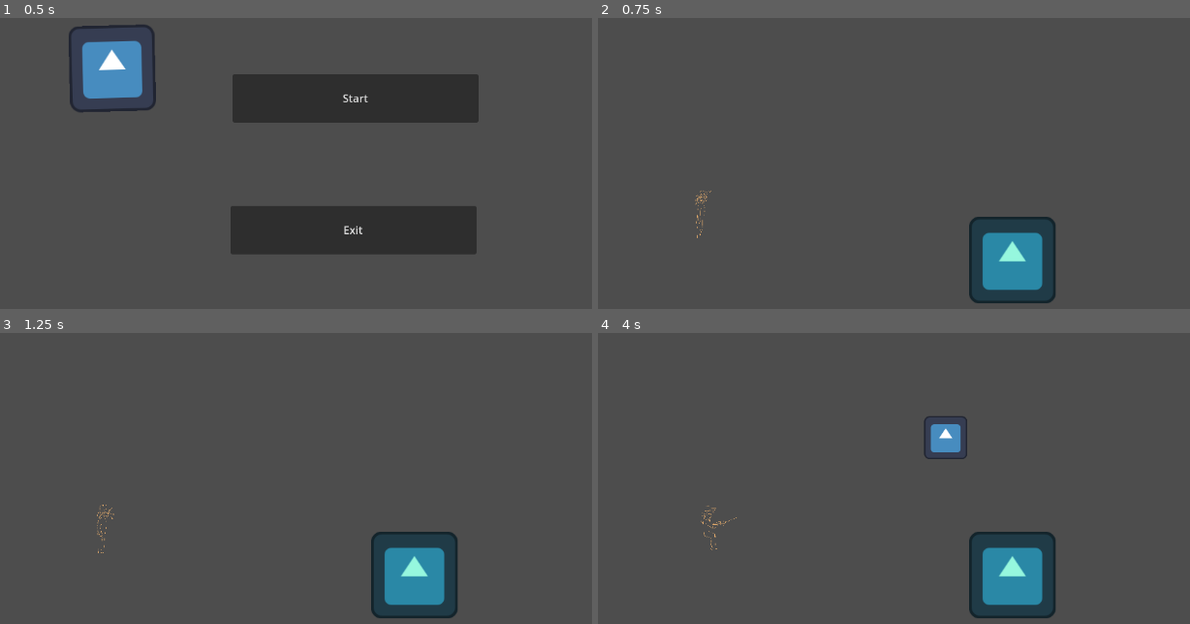
Above: before the commit, frames 1-4 (two rows, left to right).
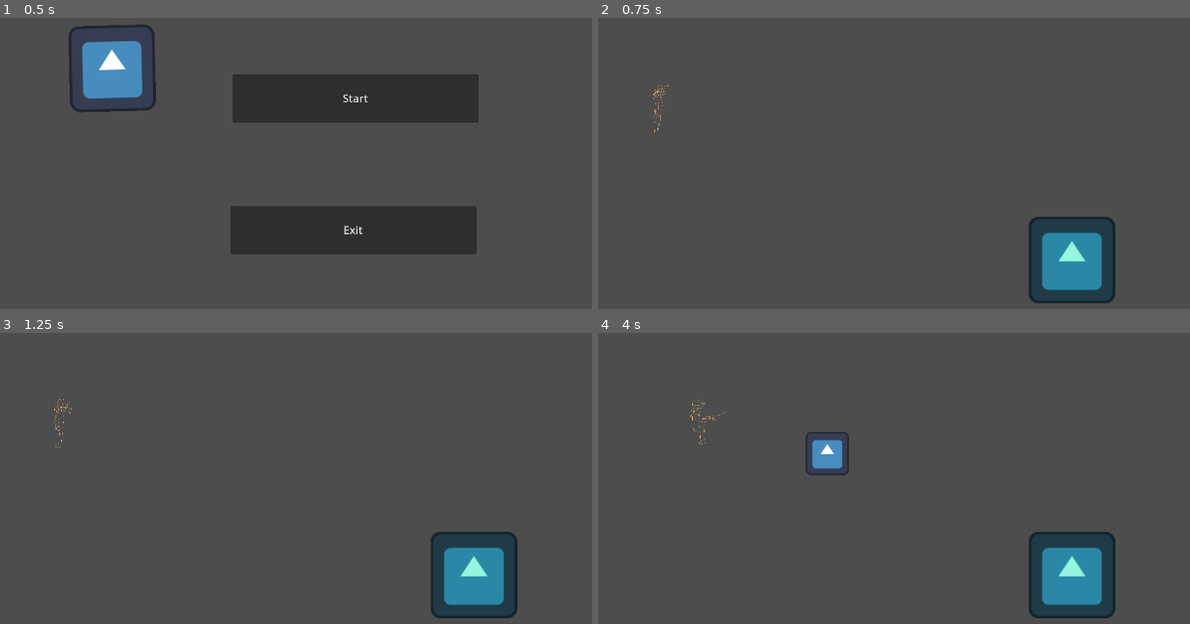
Above: after the commit, the same moments.

Repository: corin-gaiotto/gdc-jam-2025
Game: Godot game, scene res://Scenes/MainScene.tscn
Same seed, same stepped clock (60 frames per second), same inputs: the game is played once before the commit and once after it. The engine's default icon, where the game draws it, is replaced by a stand-in: a white triangle on a blue panel in a dark square.
Inputs (mouse positions are in pixels of both pictures, inside the frame that each line leads up to):
- Up to frame 1 (0.5 s): no input
- Up to frame 2 (0.75 s): click "Start" at 0.5 s
- Up to frame 3 (1.25 s): no input
- Up to frame 4 (4 s): tap Enter at 1.25 s; move the mouse to (1130, 493) at 1.27 s; hold D (right) 1.28-2.03 s; tap Space (fishing-interact) at 1.35, 2.85 s; move the mouse to (805, 536) at 2.02 s; hold S (down) 2.03-2.78 s; tap E (start-fishing) at 2.1, 2.75, 3.5, 3.6 s; move the mouse to (1036, 420) at 2.77 s; hold D (right) 2.78-3.53 s; move the mouse to (917, 600) at 3.52 s; hold W (up) from 3.53 s (still down)

Frame 1 is identical in both runs. In frame 2, 7.0% of the frame differs, in the area x 9-88%, y 23-98%; in frame 3, 7.0%; in frame 4, 8.4%, in the area x 15-88%, y 23-98%.

Commit message:
Clamped y values and moved fishing scene objects

Diff:
--- a/Objects/FishingPlayer.tscn
+++ b/Objects/FishingPlayer.tscn
@@ -182,7 +182,6 @@
 
 [node name="FishingPlayer" type="CharacterBody2D"]
 script = ExtResource("1_45n1i")
-speed = 4500.0
 
 [node name="AnimatedSprite2D" type="AnimatedSprite2D" parent="."]
 position = Vector2(48, 320.566)
--- a/Scenes/Fishing.tscn
+++ b/Scenes/Fishing.tscn
@@ -15,9 +15,8 @@
 [node name="Node2D" type="Node2D"]
 
 [node name="FishingPlayer" parent="." node_paths=PackedStringArray("_energyBar") instance=ExtResource("1_aonvm")]
-position = Vector2(147, 15)
+position = Vector2(84, -142)
 _energyBar = NodePath("../TextureProgressBar")
-speed = 750.0
 
 [node name="FishManagerTemplate" parent="." node_paths=PackedStringArray("SpeciesDict") instance=ExtResource("2_nnhe8")]
 SpeciesDict = {
@@ -43,14 +42,14 @@
 texture_progress = ExtResource("5_p25a2")
 
 [node name="Border" type="StaticBody2D" parent="."]
-position = Vector2(100, 0)
+position = Vector2(-36, -160)
 
 [node name="CollisionShape2D" type="CollisionShape2D" parent="Border"]
 position = Vector2(516, 320)
 shape = SubResource("RectangleShape2D_aonvm")
 
 [node name="FishingArea" type="Area2D" parent="."]
-position = Vector2(139, -96)
+position = Vector2(11, -256)
 
 [node name="CollisionShape2D" type="CollisionShape2D" parent="FishingArea"]
 position = Vector2(437, 416)
--- a/Scripts/fish_manager.gd
+++ b/Scripts/fish_manager.gd
@@ -54,7 +54,7 @@
 	var fishNode = chosenSpecies.generateFish()
 
 	# place fish horizontally in ocean around their preferred depth
-	fishNode.position = Vector2(randf_range(500, 1000), fishNode.preferredDepth + randf_range(-100, 100))
+	fishNode.position = Vector2(randf_range(560, 1152), clamp(fishNode.preferredDepth + randf_range(-100, 100), 256, 648))
 
 	SceneParent.add_child(fishNode)
 
--- a/Scripts/fishing_player.gd
+++ b/Scripts/fishing_player.gd
@@ -12,8 +12,9 @@
 var hookedFish: Fish # fish actor that has been hooked
 
 # movement
-@export var speed: float = 200
+@export var speed: float = 4500
 @export var lastWalkedRight: bool = true
+@export var hookSpeed: float = 200
 
 # check if in fishing area
 @export var canFish: bool = false
@@ -133,15 +134,15 @@
 					currentState = fishingEnum.FISHING_CAST_IDLE
 					# make hook visible, and place it correctly
 					_hookSprite.visible = true
-					_hook.position = Vector2(400, 200) # placeholder: relative to player position
+					_hook.global_position = Vector2(global_position.x + 240, 256) # placeholder: relative to player position
 
 			fishingEnum.FISHING_CAST_IDLE:
 				_energyBar.visible = false
 				# Abilities: move hook in 4 directions, and cancel back to fishing_idle
 
 				# TODO: clamp hook global position within the water (once the scene is more set up)
-				_hook.position += delta * 50 * Vector2(_x_dir, _y_dir)
-
+				_hook.position += delta * hookSpeed * Vector2(_x_dir, _y_dir)
+				_hook.position.y = clamp(_hook.position.y, 256, 648)
 				if Input.is_action_just_pressed("fishing-cancel"):
 					# return to fishing idle
 					currentState = fishingEnum.FISHING_IDLE
@@ -189,7 +190,7 @@
 				# decrease own energy by energy cost
 				energy -= energy_cost
 
-				if hookedFish.position.y < 80: # placeholder: wherever water surface will be
+				if hookedFish.position.y < 256: # placeholder: wherever water surface will be
 					# caught the fish
 					print("[minigame] Caught!")
 					hookedFish.global_position = global_position + Vector2(0, -80)
